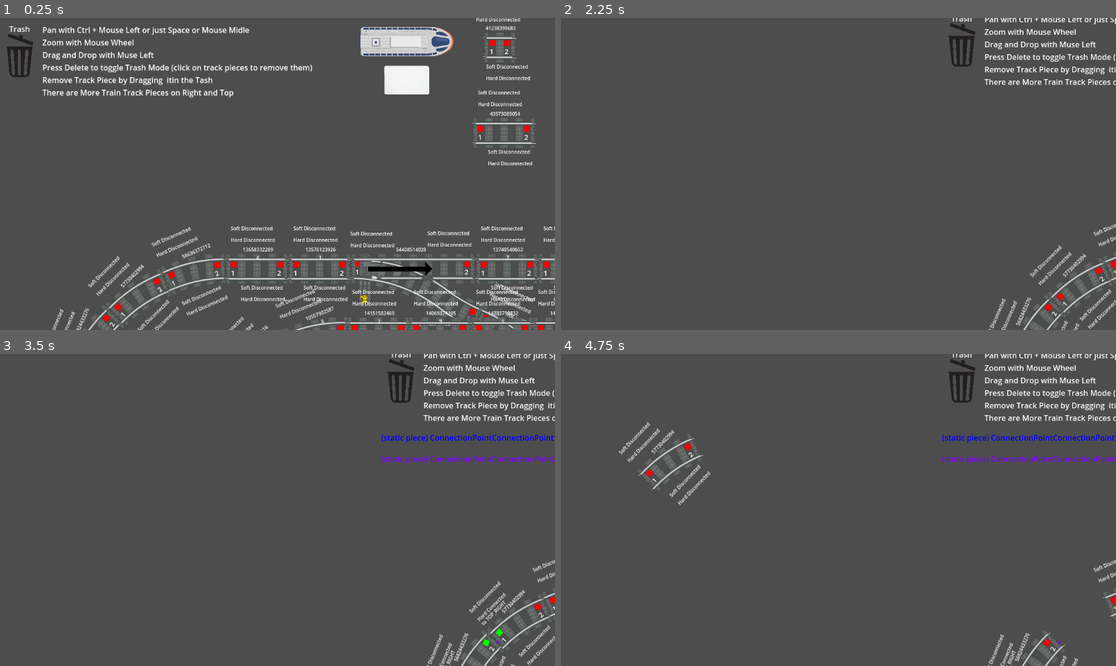
Above: before the commit, frames 1-4 (two rows, left to right).
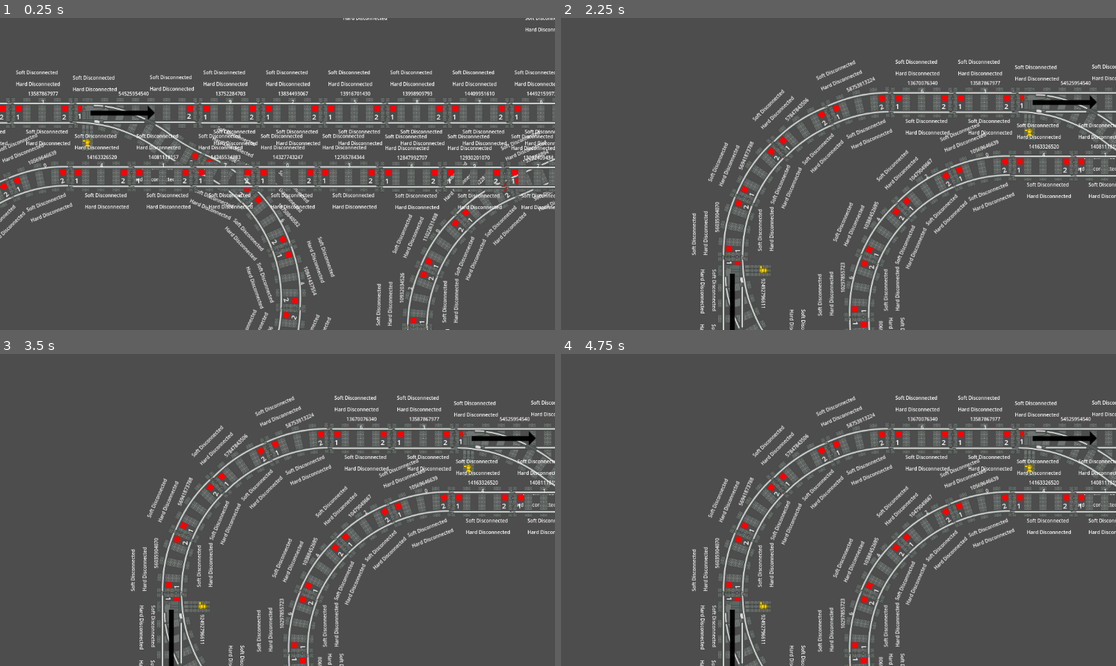
Above: after the commit, the same moments.

Repository: RustyRailways/RustyRailways
Game: Godot game, scene res://Main.tscn
The game is run twice, just before and just after one commit, with the same random seed, the same clock (stepped at 60 frames per second) and the same inputs.
Inputs (mouse positions are in pixels of both pictures, inside the frame that each line leads up to):
- Up to frame 1 (0.25 s): no input
- Up to frame 2 (2.25 s): tap Enter at 0.5 s; drag from (583, 55) to (1043, 46) at 0.52 s; click (677, 58) at 1.25 s, where only the run before the commit has a clickable "OK"; tap Space at 2 s; drag from (1060, 46) to (583, 55) at 2.02 s
- Up to frame 3 (3.5 s): tap Enter at 2.75 s; move the mouse to (477, 665) at 2.77 s; hold Middle mouse button (pan) from 2.78 s (still down); click (477, 665) at 2.92 s
- Up to frame 4 (4.75 s): release Middle mouse button (pan) at 3.5 s; tap Space at 3.5 s; drag from (1082, 622) to (672, 463) at 3.52 s; tap Enter at 4.25 s; move the mouse to (1005, 556) at 4.27 s; hold Backspace (trash_mode) from 4.28 s (still down); hold Middle mouse button (pan) from 4.28 s (still down)

The runs differ from the first frame. In frame 1, 27% of the frame differs, in the area x 0-100%, y 0-100%; in frame 2, 13%; in frame 3, 13%; in frame 4, 13%.

Commit message:
Update client/MainCamera.gd to allow for better control and a different default zoom level

Diff:
--- a/client/MainCamera.gd
+++ b/client/MainCamera.gd
@@ -8,11 +8,14 @@
 #      - change it so that you can pan by holding down just the midle mouse button
 
 const ZOOM_INCREMENT = 0.05
-const ZOOM_MIN = 0.5
-const ZOOM_MAX = 2.0
+const ZOOM_MIN = 0.3
+const ZOOM_MAX = 3.0
 
-var panning := false
-var zoom_level := 1.0
+var panning: bool = false
+var zoom_level: float = max(zoom.x, zoom.y)  # idealy zoom.x and zoom.y should be the same
+
+func _ready() -> void:
+	position = Vector2(get_viewport().size) * (1 / max(zoom.x, zoom.y)) / 2  # center the view on the content (have the origin be the top-left corner), also idealy zoom.x and zoom.y should be the same
 
 func _unhandled_input(_event: InputEvent) -> void:
 	if _event.is_action_released("pan_mode"):
